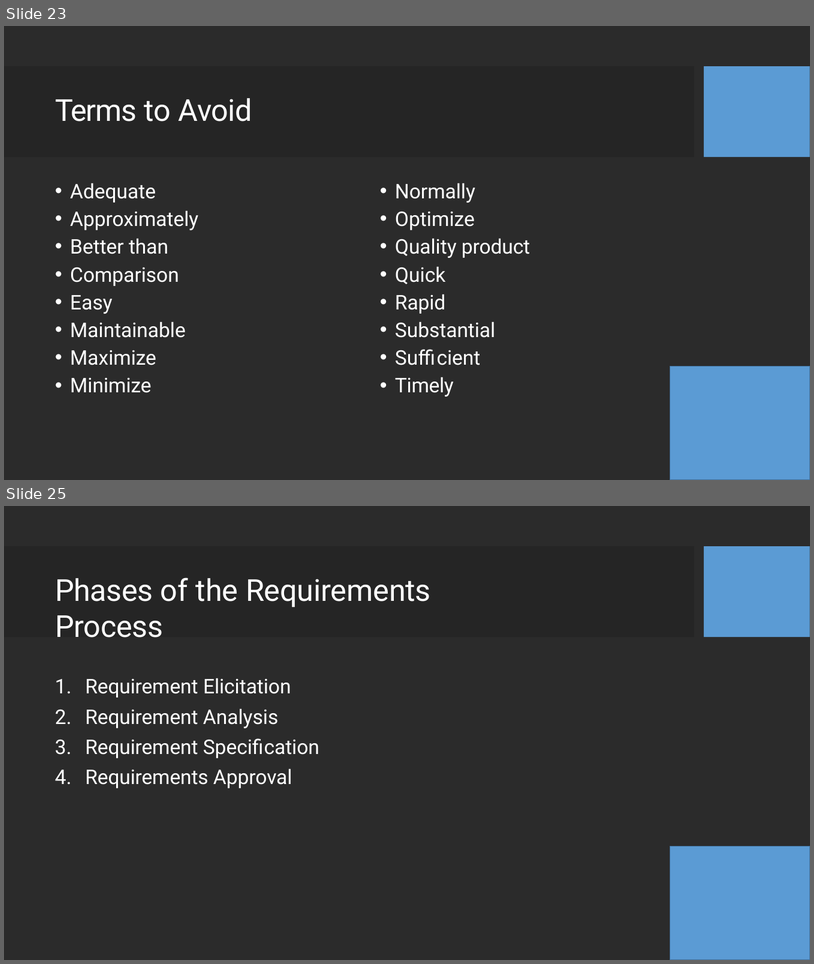
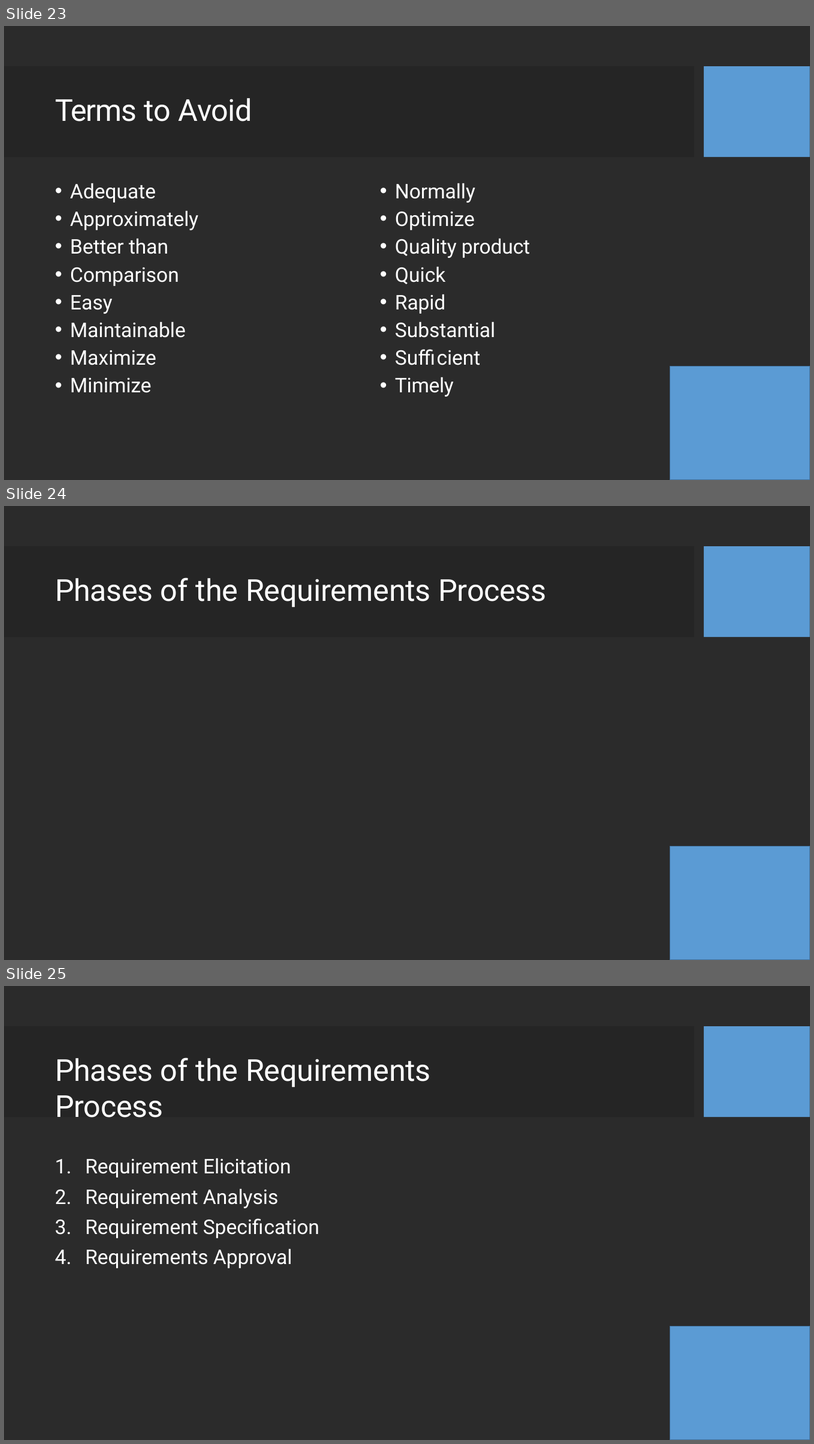
Before and after one commit to fenago/ba, a slide deck: 0311_RESOURCE_RequirementBasics.pptx. Shown one above the other, each under a label of ours: slides 23 and 25 before the commit, slides 23, 24 and 25 after it; the slides between them are not shown. The pictures are 814x964 and 814x1444 pixels, drawn with LibreOffice and Linux fonts; fonts in the diff are those of the drawing; background and template pictures are left out; a plain dark background stands for a picture behind light text. Boxes give left, top, right and bottom in pixels: in the first picture for what was removed or moved away, otherwise in the second. Text is boxed around its words. In the diff, an @@ line names an element or a change of style, - is before the commit and + after.

```diff
--- a/0311_RESOURCE_RequirementBasics.pptx
+++ b/0311_RESOURCE_RequirementBasics.pptx
@@ slide 24 added at <box>4,506,810,960</box>, background picture (left out); not listed: 4 template elements that a slide beside it also shows @@
@@ title added at <box>55,577,546,607</box>, 36 pt, text #FFFFFF @@
+Phases of the Requirements Process
```
Also in this commit, not shown: 1 slide changed, 1 slide removed, 3 other files.
